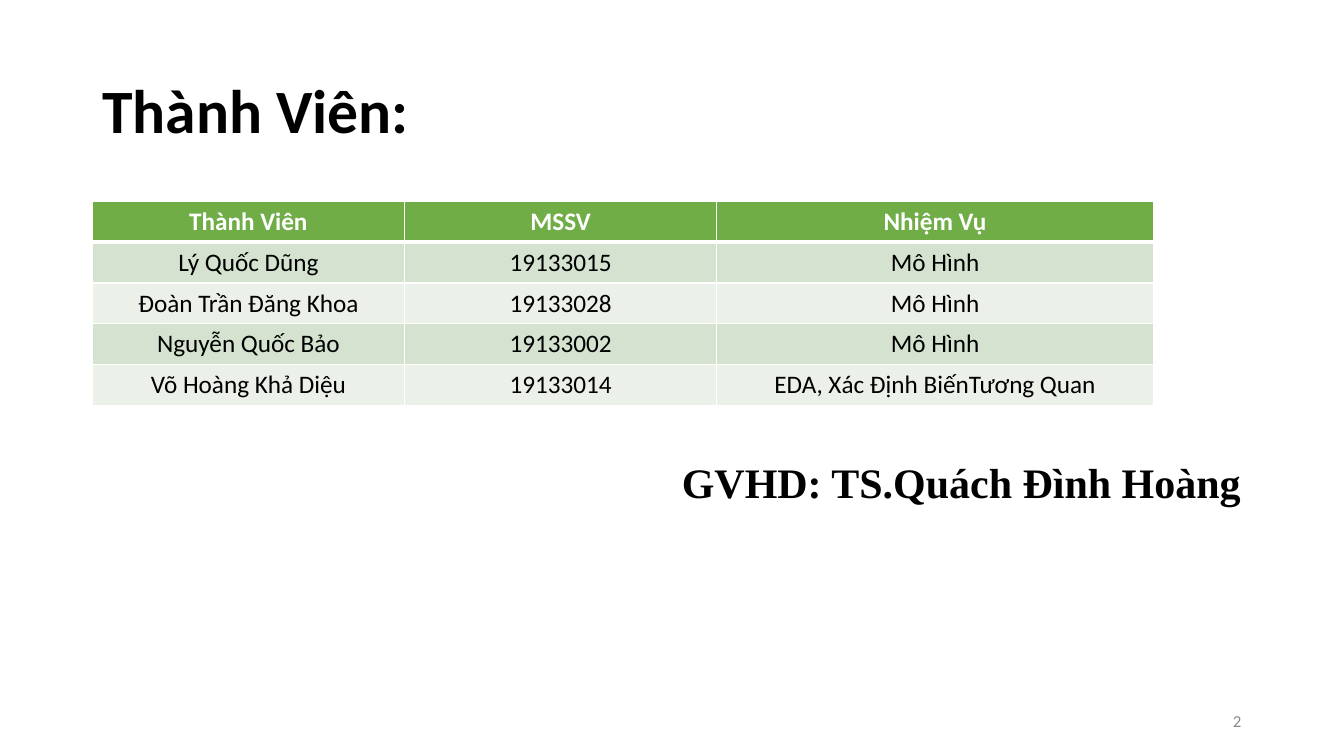
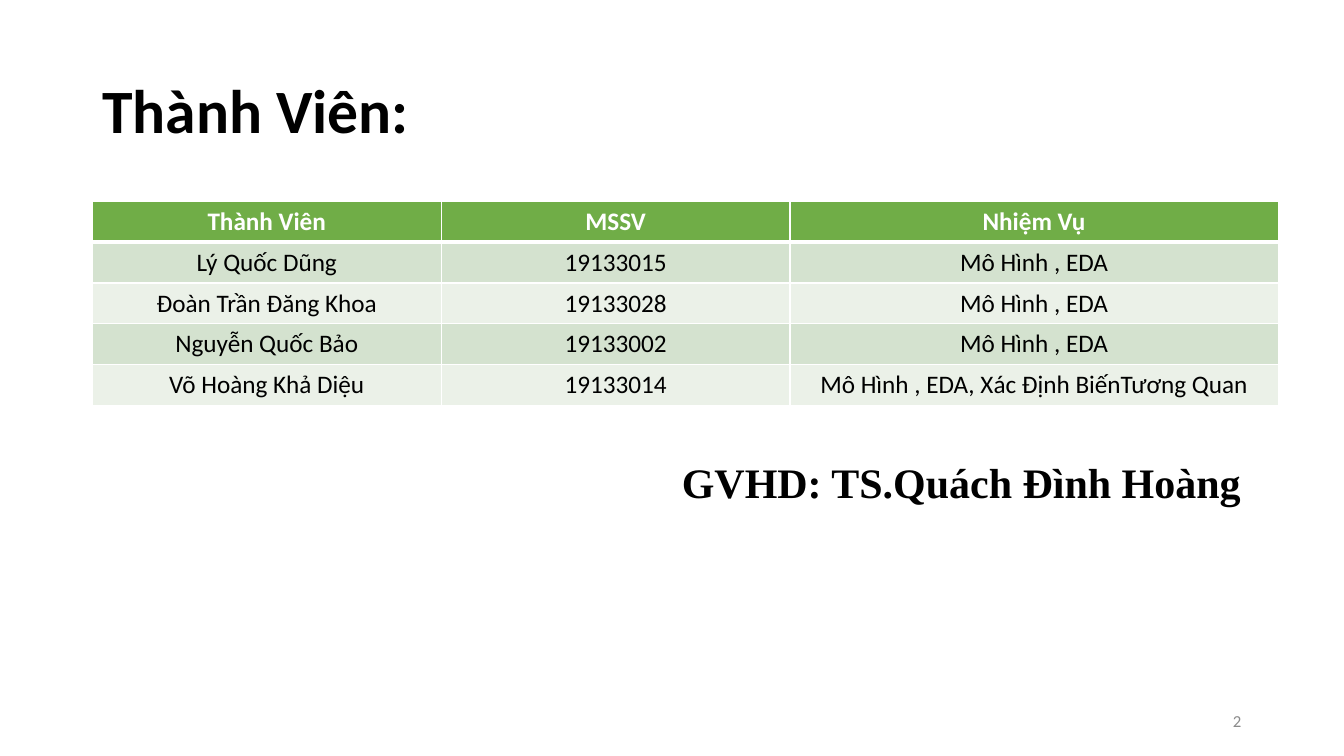
Before and after one commit to quocdunglxag123/Project-DM-Nhom10, a slide deck: slide 2 of Nhom10-report.pptx. Drawn at 1344x756 pixels with LibreOffice and Linux fonts; fonts in the diff are those of the drawing. Boxes give left, top, right and bottom in pixels: in the first picture for what was removed or moved away, otherwise in the second. Text is boxed around its words. In the diff, an @@ line names an element or a change of style, - is before the commit and + after.

```diff
--- a/Nhom10-report.pptx
+++ b/Nhom10-report.pptx
@@ table at bbox=[93, 202, 1278, 405] @@
-row 2, column 3: Mô Hình
+row 2, column 3: Mô Hình , EDA
-row 3, column 3: Mô Hình
+row 3, column 3: Mô Hình , EDA
-row 4, column 3: Mô Hình
+row 4, column 3: Mô Hình , EDA
-row 5, column 3: EDA, Xác Định BiếnTương Quan
+row 5, column 3: Mô Hình , EDA, Xác Định BiếnTương Quan
@@ table: place and size @@
-table at bbox=[93, 202, 1154, 405]
+table at bbox=[93, 202, 1278, 405]
```
Also in this commit, not shown: 2 other slides changed, 1 other file.
